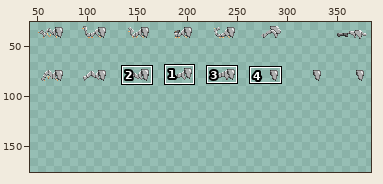
Sprite sheet, stored at items/armors/ryophi/ryophi-tier2/pants.png. The first picture is a wide view before the edit; the outline marks the close-up.
Close-up. As it was:
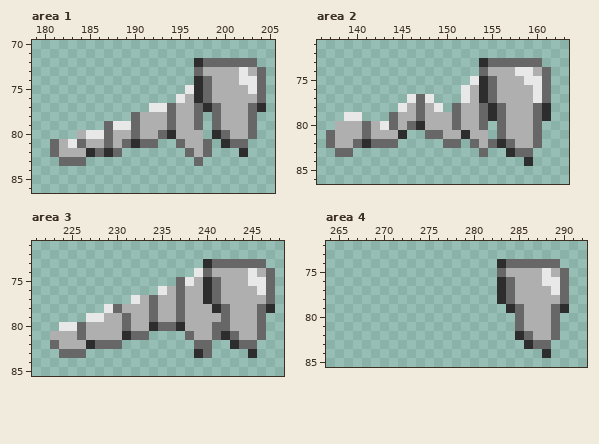
The file is 387x258 pixels. Shown: area 1: x 179..205, y 70..86; area 2: x 136..163, y 71..86; area 3: x 221..248, y 71..85; area 4: x 264..292, y 72..85. The wide view leaves out empty margins. The commit also changed other parts of the picture, which this record leaves out.
Once edited:
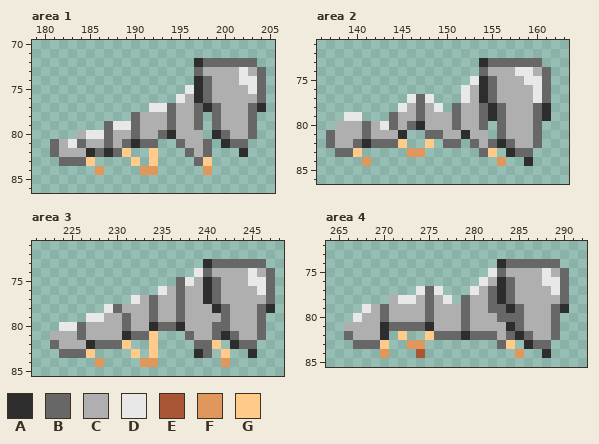
Palette (. is transparent): A #2d2d2d  B #676767  C #afafaf  D #e8e8e8  E #a85636  F #e0975c  G #ffca8a
Change:
Area 1:
y 82: x 189 . -> G; x 192 . -> G
y 83: x 185 . -> G; x 190 . -> G; x 192 . -> G; x 198 . -> G
y 84: x 186 . -> F; x 191..192 .. -> FF; x 198 . -> F
Area 2:
y 82: x 145 . -> G; x 148 . -> G
y 83: x 140 . -> G; x 146..147 .. -> FF; x 155 . -> G
y 84: x 141 . -> F; x 156 . -> F
Area 3:
y 81: x 234 . -> G
y 82: x 231 . -> G; x 234 . -> G; x 241 . -> G
y 83: x 227 . -> G; x 232 . -> G; x 234 . -> G; x 242 . -> G
y 84: x 228 . -> F; x 233..234 .. -> FF; x 242 . -> F
Area 4:
y 75: x 282 . -> D
y 76: x 281..282 .. -> DC
y 77: x 274..276 ... -> DBD; x 280..282 ... -> DCB
y 78: x 271..277 ....... -> CDDCBCD; x 279..282 .... -> BCCB
y 79: x 268..283 ................ -> DCBCCCCBCCCBCCBB
y 80: x 267..284 .................. -> DCCBCCCCBCCCBCCCBB
y 81: x 266..284 ................... -> CCCCABBBBACCCBCCCCA
y 82: x 266..270 ..... -> BCCCA; x 272 . -> G; x 275..284 .......... -> GBBBABBBCB
y 83: x 267..270 .... -> BBBG; x 273..274 .. -> FF; x 283..284 .. -> BG
y 84: x 270 . -> F; x 274 . -> E; x 285 . -> F
Pixel boxes of the changes (left, top, right, bottom) in both close-ups:
added: (86, 148, 158, 175)
added: (203, 157, 212, 175)
added: (398, 139, 434, 157)
added: (353, 148, 371, 166)
added: (488, 148, 506, 166)
added: (86, 331, 158, 367)
added: (212, 340, 230, 367)
added: (344, 268, 524, 358)
